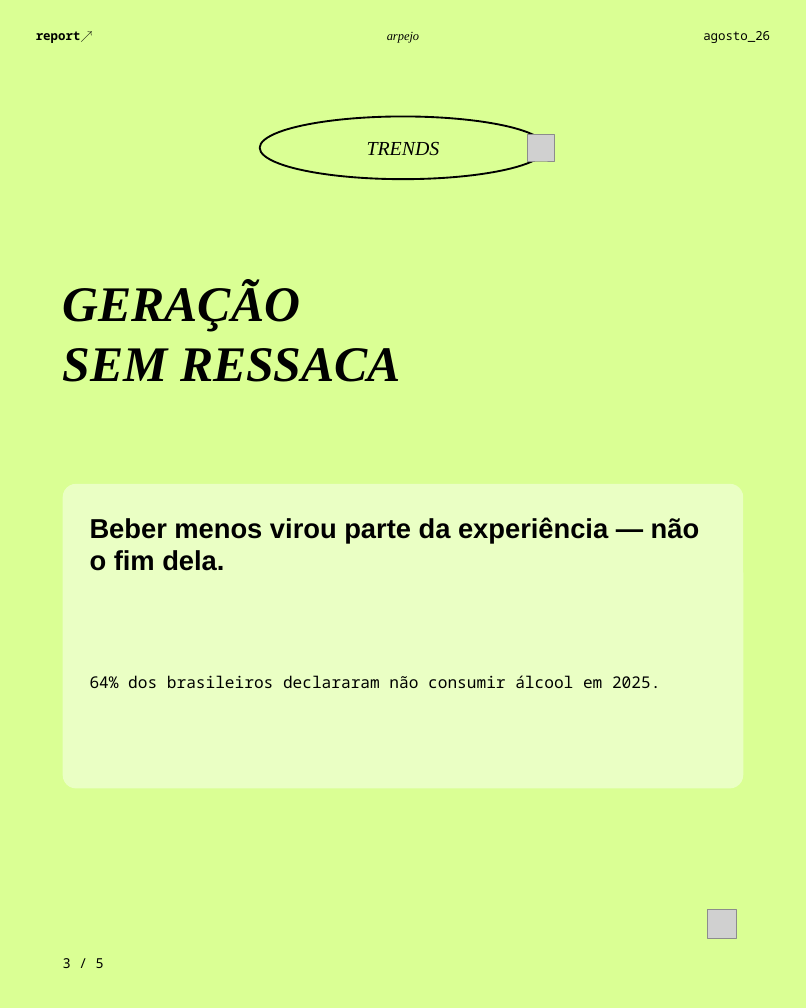
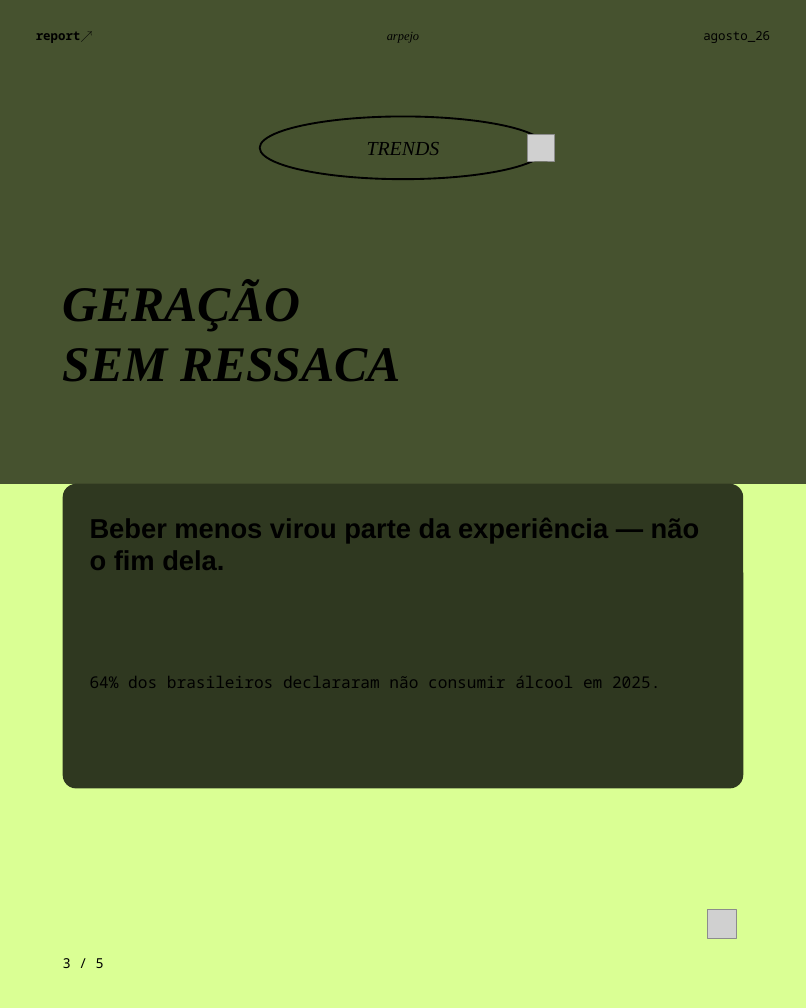
Before and after one commit to BiancaSchwanke/data-manipulation-exercises, a slide deck: slide 4 of entregas-agosto26/carrossel-instagram-agosto26.pptx. Drawn at 806x1008 pixels with LibreOffice and Linux fonts; fonts in the diff are those of the drawing; grey boxes stand for pictures; background and template pictures are left out. Boxes give left, top, right and bottom in pixels: in the first picture for what was removed or moved away, otherwise in the second. Text is boxed around its words. In the diff, an @@ line names an element or a change of style, - is before the commit and + after.

```diff
--- a/entregas-agosto26/carrossel-instagram-agosto26.pptx
+++ b/entregas-agosto26/carrossel-instagram-agosto26.pptx
@@ rectangle added at (x1=0, y1=0, x2=806, y2=484), fill #000000 at 68% opacity @@
@@ rounded rectangle at (x1=63, y1=484, x2=743, y2=788): fill #FFFFFF at 45% opacity to #000000 at 78% opacity @@
```
Also in this commit, not shown: 3 other slides changed, 3 other files.
